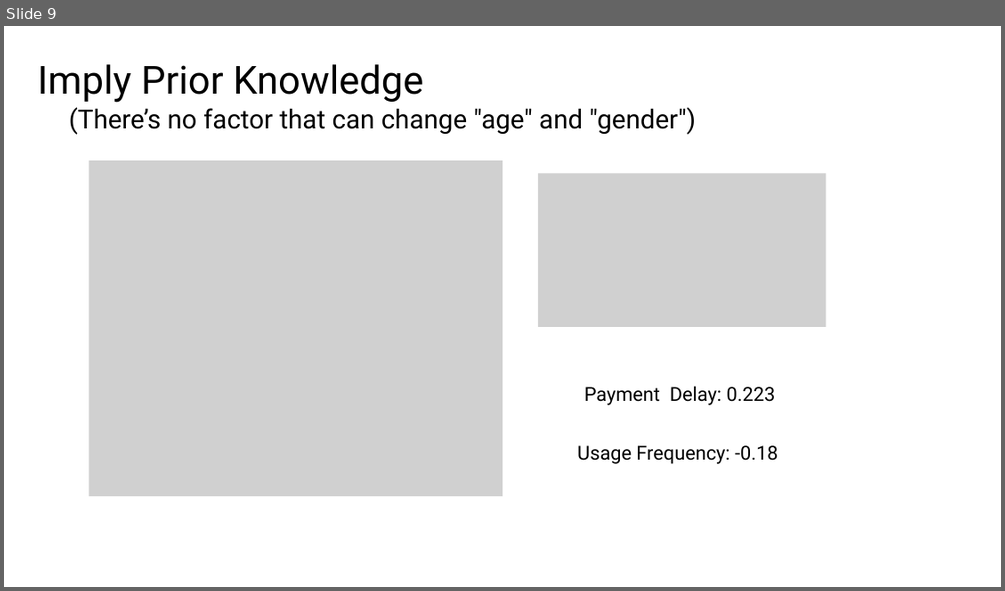
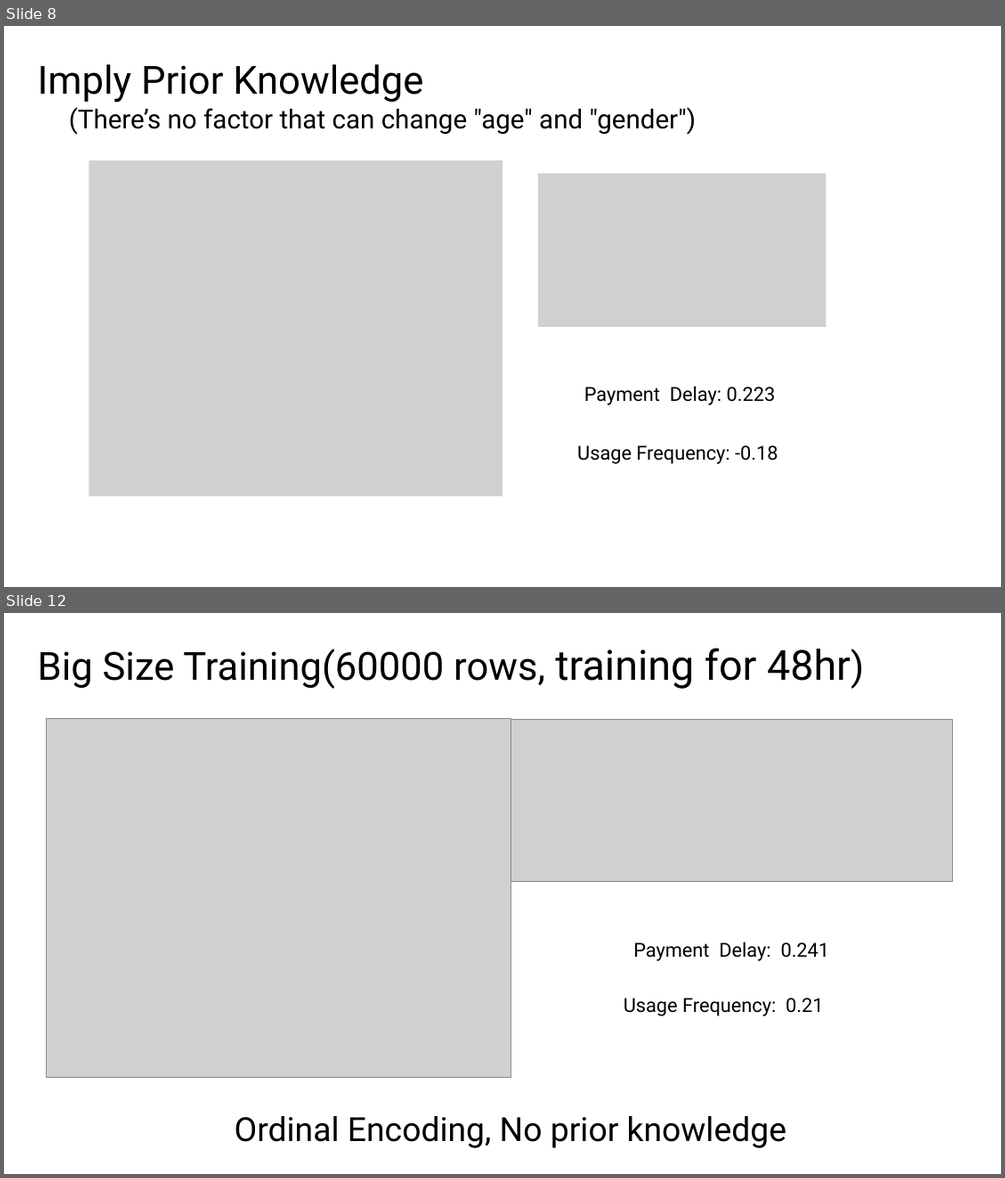
Before and after one commit to LeeMoofon0222/Vizuro_Intern, a slide deck: cc_process/Customer Churn.pptx. Shown one above the other, each under a label of ours: slide 9 before the commit, slides 8 and 12 after it; the slides between them are not shown. The pictures are 1005x591 and 1005x1178 pixels, drawn with LibreOffice and Linux fonts; fonts in the diff are those of the drawing; grey boxes stand for pictures; background and template pictures are left out. Boxes give left, top, right and bottom in pixels: in the first picture for what was removed or moved away, otherwise in the second. Text is boxed around its words. In the diff, an @@ line names an element or a change of style, - is before the commit and + after.

```diff
--- a/cc_process/Customer Churn.pptx
+++ b/cc_process/Customer Churn.pptx
@@ slide 12 added at (4,613,1001,1174), background picture (left out) @@
@@ freeform shape added at (4,613,1001,1174), fill #FFFFFF at 75% opacity @@
@@ text added at (38,648,850,689), 56 pt, text #000000 @@
+Big Size Training(60000 rows, training for 48hr)
@@ picture added at (47,719,510,1077) @@
@@ picture added at (510,719,952,881) @@
@@ text added at (633,941,830,961), 28 pt, text #000000 @@
+Payment Delay: 0.241
@@ text added at (623,997,823,1016), 28 pt, text #000000 @@
+Usage Frequency: 0.21
@@ text added at (235,1116,786,1148), 48 pt, text #000000 @@
+Ordinal Encoding, No prior knowledge
@@ what was slide 9 is now slide 8 @@
```
Also in this commit, not shown: 5 slides changed, 5 other slides added, 1 slide removed, 14 other files.
